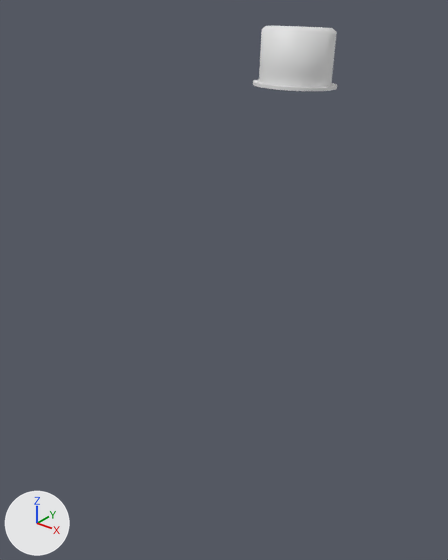
Two versions of the Blender file Assets/3DModels/RoboButler.blend, one commit apart.
Rendered twice from a 50 mm camera at (1.6, -2.1, 1.96) aimed at (-0.11, 0.04, 0.63). The axes (+X, +Y, +Z) are drawn at lower left. The lights are the same throughout.

Script lines for the objects in view, before the commit:
```python
ob_cube = bpy.data.objects.new('Cube', me_cube_001)
ob_cube.location = (-0.036, 0.009, 1.002)
ob_cube.scale = (0.305, 0.521, 0.521)
ob_cube_001 = bpy.data.objects.new('Cube.001', me_cube_002)
ob_cube_001.location = (-0.036, -0.011, -0.086)
ob_cube_001.scale = (0.136, 0.151, 0.487)
ob_cube_002 = bpy.data.objects.new('Cube.002', me_cube_003)
ob_cube_002.location = (0.0, -0.437, -0.087)
ob_cube_002.scale = (0.0463, 0.0684, 0.261)
ob_cube_003 = bpy.data.objects.new('Cube.003', me_cube_004)
ob_cube_003.location = (0.0, 0.408, -0.046)
ob_cube_003.scale = (0.0463, -0.0684, 0.261)
ob_cube_004 = bpy.data.objects.new('Cube.004', me_cube_005)
ob_cube_004.location = (-0.022, -0.005, -0.806)
ob_cube_004.scale = (0.0518, 0.0751, 0.0751)
ob_cylinder = bpy.data.objects.new('Cylinder', me_cylinder)
ob_cylinder.location = (0.046, 0.35, 1.53)
ob_cylinder.rotation_euler = (-0.0568, 0.0, 0.0)  # degrees (-3.3, 0, 0)
ob_cylinder.scale = (0.188, 0.188, 0.00699)
ob_torus = bpy.data.objects.new('Torus', me_torus)
ob_torus.location = (0.0, 0.001, -0.384)
ob_torus.rotation_euler = (0.0129, 0.0, 0.0)  # degrees (0.7, 0, 0)
ob_torus.scale = (0.295, 0.23, 0.15)
ob_torus_001 = bpy.data.objects.new('Torus.001', me_torus_001)
ob_torus_001.location = (0.0, -0.001, -0.293)
ob_torus_001.rotation_euler = (0.0129, 0.0, 0.0)  # degrees (0.7, 0, 0)
ob_torus_001.scale = (0.259, 0.202, 0.132)
```
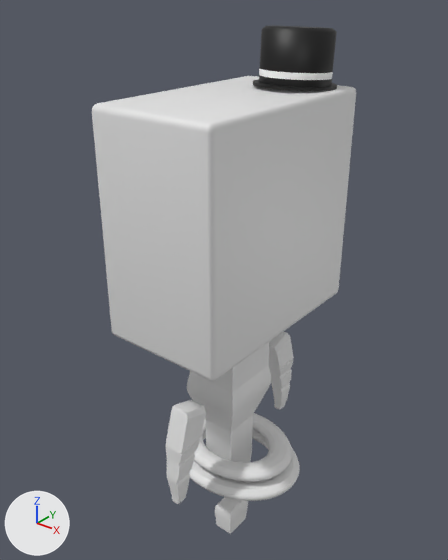
The edits, one by one:
Picture 'RoboHatUV.png' (img_robohatuv_png) is new.
Material 'Material' (mat_material) is new.
Its texture is img_robohatuv_png.
me_cylinder has 224 vertices, 194 faces and spans x -1.0..1.0, y -1.0..1.0, z -1.0..34.2.
me_cylinder now uses material mat_material (picture img_robohatuv_png).
Object 'Cube' (ob_cube) is now shown.
Object 'Cube.001' (ob_cube_001) is now shown.
Object 'Cube.002' (ob_cube_002) is now shown.
Object 'Cube.003' (ob_cube_003) is now shown.
Object 'Cube.004' (ob_cube_004) is now shown.
Object 'Torus' (ob_torus) is now shown.
Object 'Torus.001' (ob_torus_001) is now shown.

Pixel boxes [x1, y1, x2, y2] of what changed, in the pictures (448 x 560 px):
'Cube', shown
    after: [92, 76, 356, 381]
'Cube.001', shown
    after: [187, 342, 271, 463]
'Cylinder', recoloured (grey to black)
    both: [253, 26, 337, 91]
'Torus.001', shown
    after: [194, 413, 292, 481]
'Cube.002', shown
    after: [166, 400, 206, 504]
'Torus', shown
    after: [189, 429, 300, 501]
'Cube.003', shown
    after: [268, 331, 294, 410]
'Cube.004', shown
    after: [215, 497, 248, 534]
